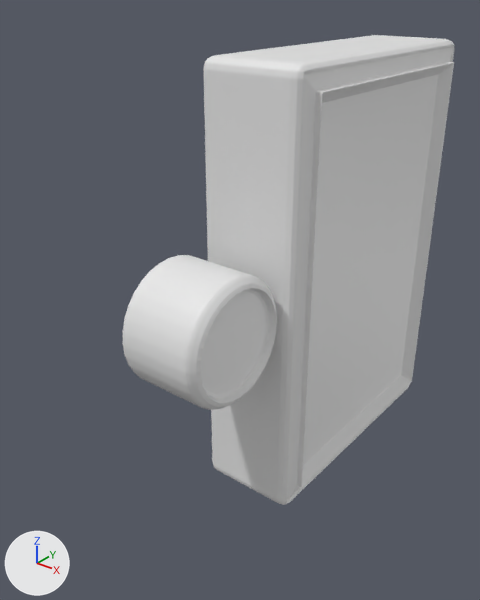
An edit to the OBJ model models/timer.obj, drawn before and after from the same camera.
Before and after are seen from a 50 mm lens placed at (0.0227, -0.0394, 0.0187), pointed at (-0.0041, -0.006, -0.002). Arrows for +X, +Y and +Z are at lower left; the lights stay in place. Where no turn or scale is listed for an object, it has been applied to the vertices. Vertices at the same position are counted once.

Before the edit, the objects in view are built like this:
```python
me_cube_cube_004 = bpy.data.meshes.new('Cube_Cube.004')
me_cube_cube_004.from_pydata(...)  # 972 vertices, 974 faces; spans x -0.0039..0.0035, y -0.01..0.01, z -0.0147..0.0147
me_cylinder_cylinder_002 = bpy.data.meshes.new('Cylinder_Cylinder.002')
me_cylinder_cylinder_002.from_pydata(...)  # 928 vertices, 898 faces; spans x -0.00314..0.00238, y -0.01797..-0.00995, z -0.00401..0.00401
ob_cube_cube_004 = bpy.data.objects.new('Cube_Cube.004', me_cube_cube_004)
ob_cube_cube_004.location = (0.0, 0.0, 0.0)
ob_cylinder_cylinder_002 = bpy.data.objects.new('Cylinder_Cylinder.002', me_cylinder_cylinder_002)
ob_cylinder_cylinder_002.location = (0.0, 0.0, 0.0)
```
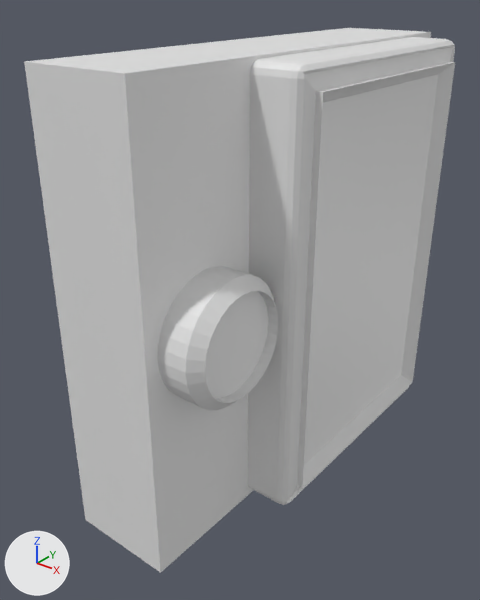
The newer file is also rescaled (x0.6) as a whole; pictures and numbers use the older file's frame.

Changed parts and their boxes (x1, y1, x2, y2) in the pictures (480 x 600 px):
'backpanel_Cube.001', added: after (24, 28, 431, 573)
'Cylinder_Cylinder.002', reshaped: before (122, 255, 277, 410); after (158, 266, 278, 410)

The edits, one by one:
me_cylinder_cylinder_002 is used by ob_cylinder_cylinder_002; location (0.0, 0.0, 0.0).
me_cylinder_cylinder_002 had 928 vertices, 898 faces and spanned x -0.00314..0.00238, y -0.01797..-0.00995, z -0.00401..0.00401.
me_cylinder_cylinder_002 now has 128 vertices, 252 faces and spans x -0.00314..0.00257, y -0.01798..-0.00994, z -0.00402..0.00402.
me_cylinder_cylinder_002 part 1: 928 vertices removed from x -0.00314..0.00238, y -0.01797..-0.00995, z -0.00401..0.00401; 128 vertices added at x -0.00314..0.00257, y -0.01798..-0.00994, z -0.00402..0.00402.
Mesh me_backpanel_cube_001 is new.
It is a box spanning x -0.0075..-0.0002, y -0.0189..0.0126, z -0.0151..0.0149.
Object 'backpanel_Cube.001' (ob_backpanel_cube_001) is new; it shows me_backpanel_cube_001.
Its location is (0.0, 0.0, 0.0).
